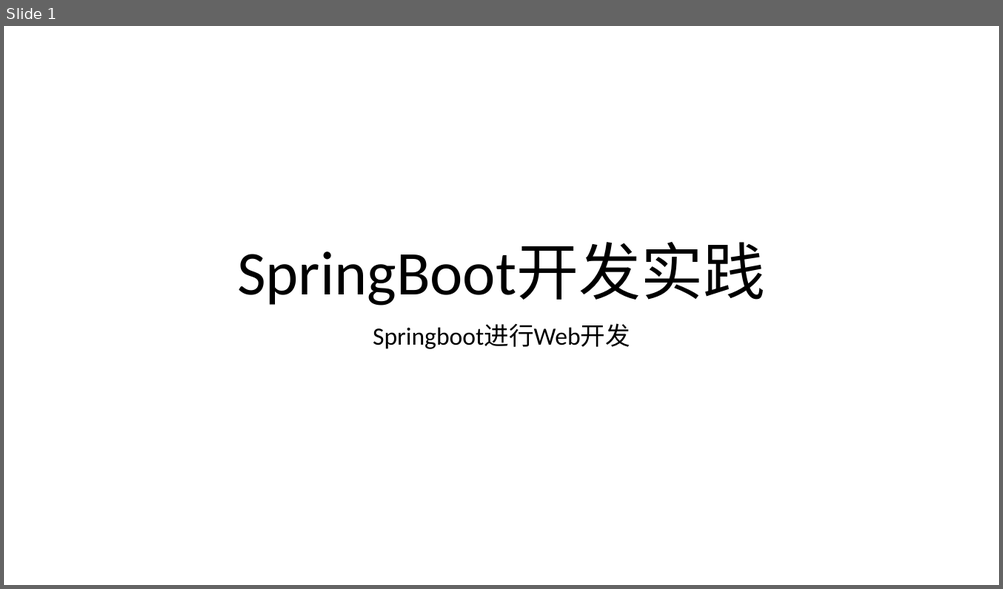
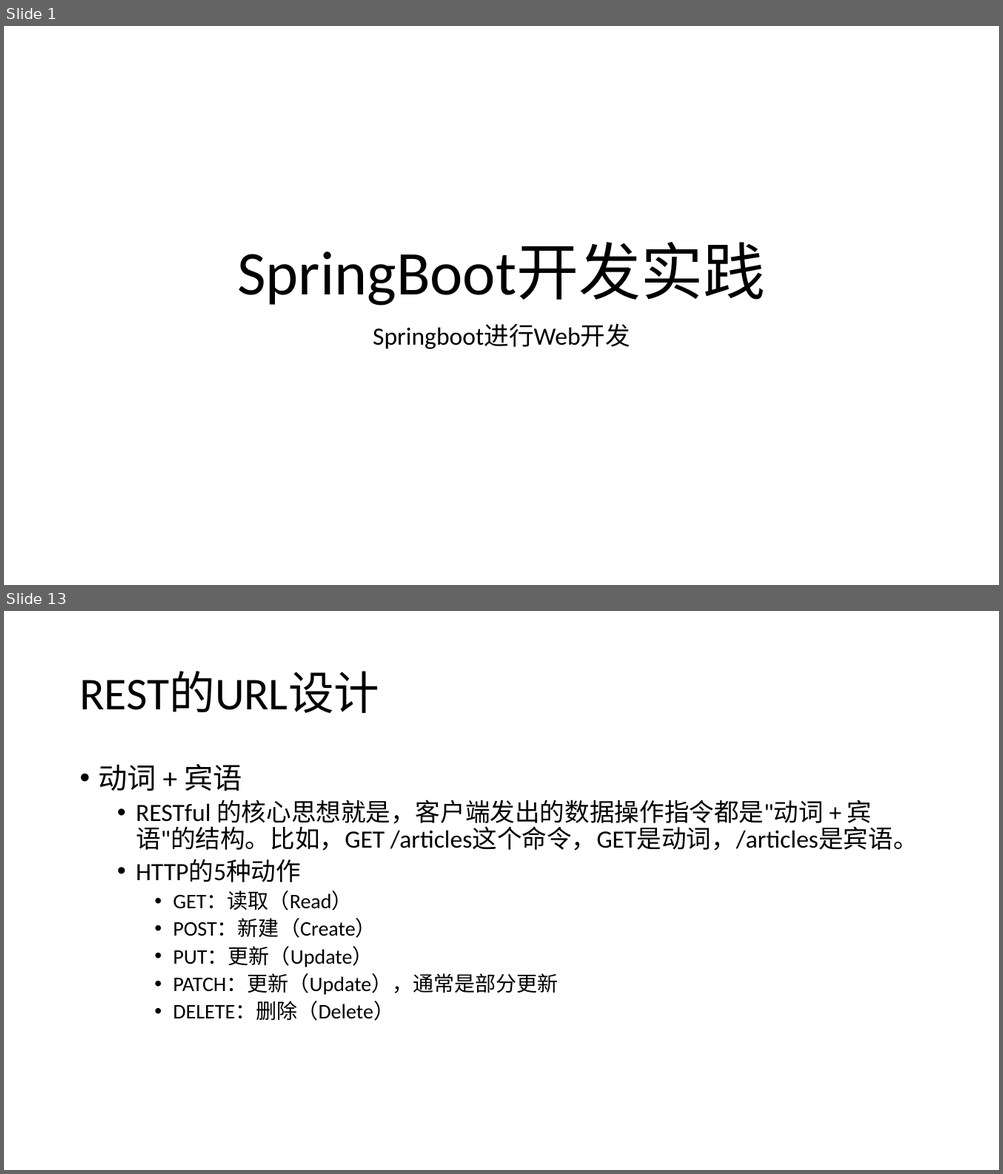
Before and after one commit to airuitian/MicroService, a slide deck: springboot/SpringBoot-4.pptx. Shown one above the other, each under a label of ours: slide 1 before the commit, slides 1 and 13 after it; the slides between them are not shown. The pictures are 1003x589 and 1003x1174 pixels, drawn with LibreOffice and Linux fonts; fonts in the diff are those of the drawing. Boxes give left, top, right and bottom in pixels: in the first picture for what was removed or moved away, otherwise in the second. Text is boxed around its words. In the diff, an @@ line names an element or a change of style, - is before the commit and + after.

```diff
--- a/springboot/SpringBoot-4.pptx
+++ b/springboot/SpringBoot-4.pptx
@@ slide 13 added at (x1=4, y1=611, x2=999, y2=1170), background #FFFFFF @@
@@ title added at (x1=79, y1=672, x2=379, y2=713), 44 pt, text #000000 @@
+REST的URL设计
@@ text added at (x1=99, y1=764, x2=918, y2=1021), 24 pt, text #000000 @@
+• 动词 + 宾语
+  • RESTful 的核心思想就是，客户端发出的数据操作指令都是"动词 + 宾语"的结构。比如，GET /articles这个命令，GET是动词，/articles是宾语。
+  • HTTP的5种动作
+    • GET：读取（Read）
+    • POST：新建（Create）
+    • PUT：更新（Update）
+    • PATCH：更新（Update），通常是部分更新
+    • DELETE：删除（Delete）
```
Also in this commit, not shown: 1 slide changed, 32 other slides added, 39 other files.
